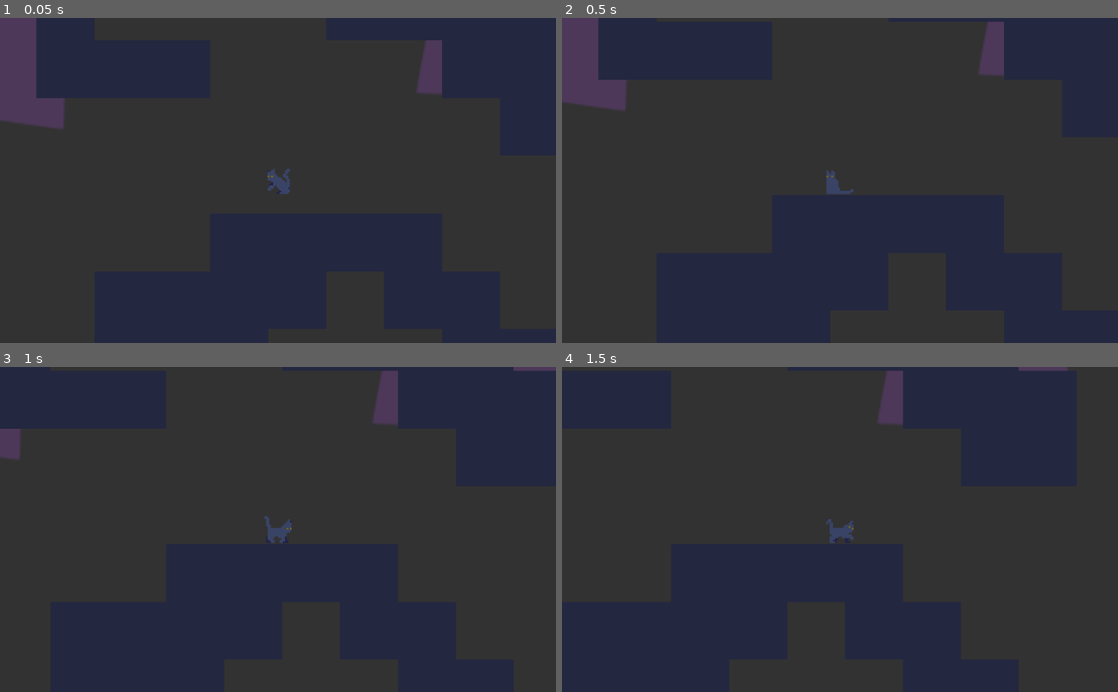
Above: before the commit, frames 1-4 (two rows, left to right).
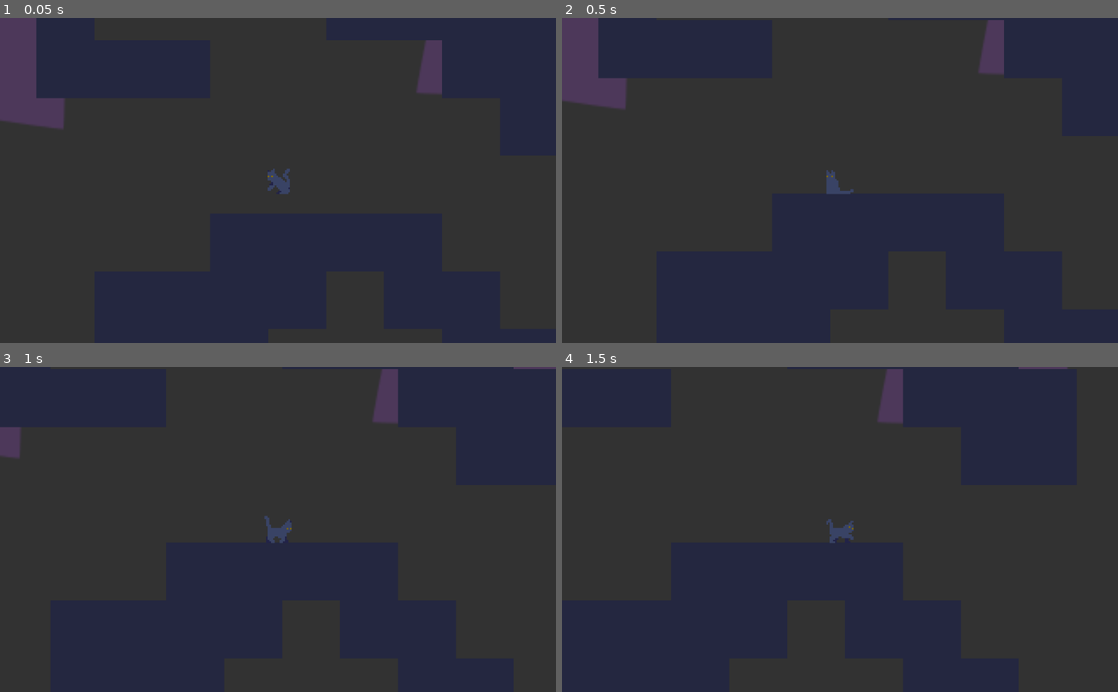
Above: after the commit, the same moments.

Repository: Maloherve/Out-of-the-Box
Game: Godot game, scene res://scenes/Main.tscn
Same seed, same stepped clock (60 frames per second), same inputs: the game is played once before the commit and once after it.
Inputs:
- Up to frame 1 (0.05 s): no input
- Up to frame 2 (0.5 s): no input
- Up to frame 3 (1 s): tap Enter at 0.5 s; hold Right (ui_right) from 0.53 s (still down)
- Up to frame 4 (1.5 s): release Right (ui_right) at 1.28 s; hold Down (ui_down) from 1.28 s (still down)

Frame 1 is identical in both runs. In frame 2, less than 0.1% of the frame differs, in the area x 0-80%, y 0-29%; in frame 3, less than 0.1%, in the area x 0-100%, y 0-29%; in frame 4, less than 0.1%.

Commit message:
tests on objectives and area tilemaps

Diff:
--- a/WarmUp/scenes/Player.tscn
+++ b/WarmUp/scenes/Player.tscn
@@ -68,6 +68,47 @@
 [ext_resource path="res://assets/Character/Cat/climb2.png" type="Texture" id=66]
 [ext_resource path="res://assets/Character/Cat/climb1.png" type="Texture" id=67]
 
+[sub_resource type="SpriteFrames" id=2]
+animations = [ {
+"frames": [ ExtResource( 45 ), ExtResource( 44 ), ExtResource( 20 ), ExtResource( 47 ), ExtResource( 41 ), ExtResource( 46 ), ExtResource( 43 ), ExtResource( 40 ), ExtResource( 42 ) ],
+"loop": true,
+"name": "_jump",
+"speed": 5.0
+}, {
+"frames": [ ExtResource( 56 ), ExtResource( 57 ), ExtResource( 60 ), ExtResource( 58 ), ExtResource( 59 ) ],
+"loop": false,
+"name": "_cast",
+"speed": 5.0
+}, {
+"frames": [ ExtResource( 53 ), ExtResource( 54 ), ExtResource( 55 ), ExtResource( 51 ), ExtResource( 50 ), ExtResource( 49 ), ExtResource( 48 ), ExtResource( 52 ) ],
+"loop": true,
+"name": "_attack",
+"speed": 5.0
+}, {
+"frames": [ ExtResource( 45 ), ExtResource( 44 ), ExtResource( 20 ), ExtResource( 47 ), ExtResource( 41 ), ExtResource( 46 ), ExtResource( 43 ), ExtResource( 40 ), ExtResource( 42 ) ],
+"loop": true,
+"name": "_walk",
+"speed": 5.0
+}, {
+"frames": [ ExtResource( 45 ) ],
+"loop": true,
+"name": "_idle",
+"speed": 5.0
+}, {
+"frames": [ ExtResource( 59 ), ExtResource( 58 ), ExtResource( 60 ), ExtResource( 57 ), ExtResource( 56 ) ],
+"loop": false,
+"name": "_endcast",
+"speed": 5.0
+}, {
+"frames": [ ExtResource( 62 ) ],
+"loop": true,
+"name": "_hold",
+"speed": 5.0
+} ]
+
+[sub_resource type="RectangleShape2D" id=4]
+extents = Vector2( 9.16279, 16.8728 )
+
 [sub_resource type="SpriteFrames" id=1]
 animations = [ {
 "frames": [ ExtResource( 7 ), ExtResource( 25 ), ExtResource( 30 ), ExtResource( 21 ), ExtResource( 15 ), ExtResource( 17 ), ExtResource( 10 ), ExtResource( 11 ) ],
@@ -111,59 +152,12 @@
 "speed": 5.0
 } ]
 
-[sub_resource type="SpriteFrames" id=2]
-animations = [ {
-"frames": [ ExtResource( 45 ), ExtResource( 44 ), ExtResource( 20 ), ExtResource( 47 ), ExtResource( 41 ), ExtResource( 46 ), ExtResource( 43 ), ExtResource( 40 ), ExtResource( 42 ) ],
-"loop": true,
-"name": "_jump",
-"speed": 5.0
-}, {
-"frames": [ ExtResource( 56 ), ExtResource( 57 ), ExtResource( 60 ), ExtResource( 58 ), ExtResource( 59 ) ],
-"loop": false,
-"name": "_cast",
-"speed": 5.0
-}, {
-"frames": [ ExtResource( 53 ), ExtResource( 54 ), ExtResource( 55 ), ExtResource( 51 ), ExtResource( 50 ), ExtResource( 49 ), ExtResource( 48 ), ExtResource( 52 ) ],
-"loop": true,
-"name": "_attack",
-"speed": 5.0
-}, {
-"frames": [ ExtResource( 45 ), ExtResource( 44 ), ExtResource( 20 ), ExtResource( 47 ), ExtResource( 41 ), ExtResource( 46 ), ExtResource( 43 ), ExtResource( 40 ), ExtResource( 42 ) ],
-"loop": true,
-"name": "_walk",
-"speed": 5.0
-}, {
-"frames": [ ExtResource( 45 ) ],
-"loop": true,
-"name": "_idle",
-"speed": 5.0
-}, {
-"frames": [ ExtResource( 59 ), ExtResource( 58 ), ExtResource( 60 ), ExtResource( 57 ), ExtResource( 56 ) ],
-"loop": false,
-"name": "_endcast",
-"speed": 5.0
-}, {
-"frames": [ ExtResource( 62 ) ],
-"loop": true,
-"name": "_hold",
-"speed": 5.0
-} ]
-
 [sub_resource type="RectangleShape2D" id=3]
 extents = Vector2( 7.38471, 5.85999 )
 
-[sub_resource type="RectangleShape2D" id=4]
-extents = Vector2( 9.16279, 16.8728 )
-
 [node name="Player" type="KinematicBody2D"]
 light_mask = 2
 script = ExtResource( 2 )
-
-[node name="AnimatedSprite_Cat" type="AnimatedSprite" parent="."]
-light_mask = 2
-scale = Vector2( 0.941242, 0.941242 )
-frames = SubResource( 1 )
-animation = "_endcast"
 
 [node name="AnimatedSprite_Human" type="AnimatedSprite" parent="."]
 position = Vector2( -0.269241, -11.6669 )
@@ -172,11 +166,6 @@
 animation = "_hold"
 playing = true
 
-[node name="CollisionShape2D_Cat" type="CollisionShape2D" parent="."]
-light_mask = 2
-position = Vector2( -0.0510483, 2.14397 )
-shape = SubResource( 3 )
-
 [node name="CollisionShape2D_Human" type="CollisionShape2D" parent="."]
 position = Vector2( 0, -7.17962 )
 shape = SubResource( 4 )
@@ -235,3 +224,18 @@
 cast_to = Vector2( 0, 15 )
 collision_mask = 2
 collide_with_areas = true
+
+[node name="AnimatedSprite_Cat" type="AnimatedSprite" parent="."]
+light_mask = 2
+scale = Vector2( 0.941242, 0.941242 )
+frames = SubResource( 1 )
+animation = "_endcast"
+
+[node name="CollisionShape2D_Cat" type="CollisionShape2D" parent="."]
+light_mask = 2
+position = Vector2( -0.500717, 1.39452 )
+shape = SubResource( 3 )
+
+[node name="Node2D" type="Node2D" parent="."]
+
+[node name="Node2D2" type="Node2D" parent="."]
